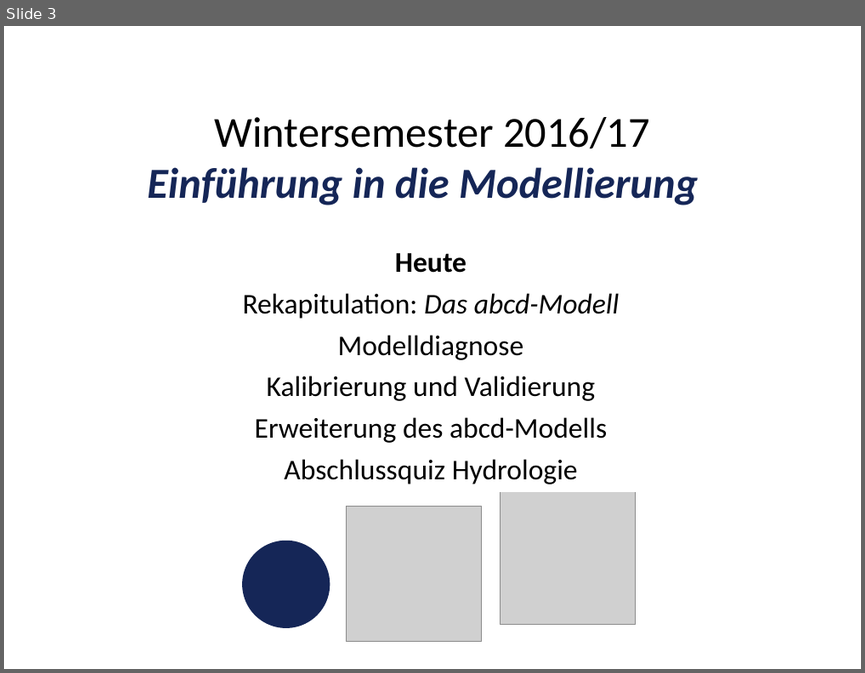
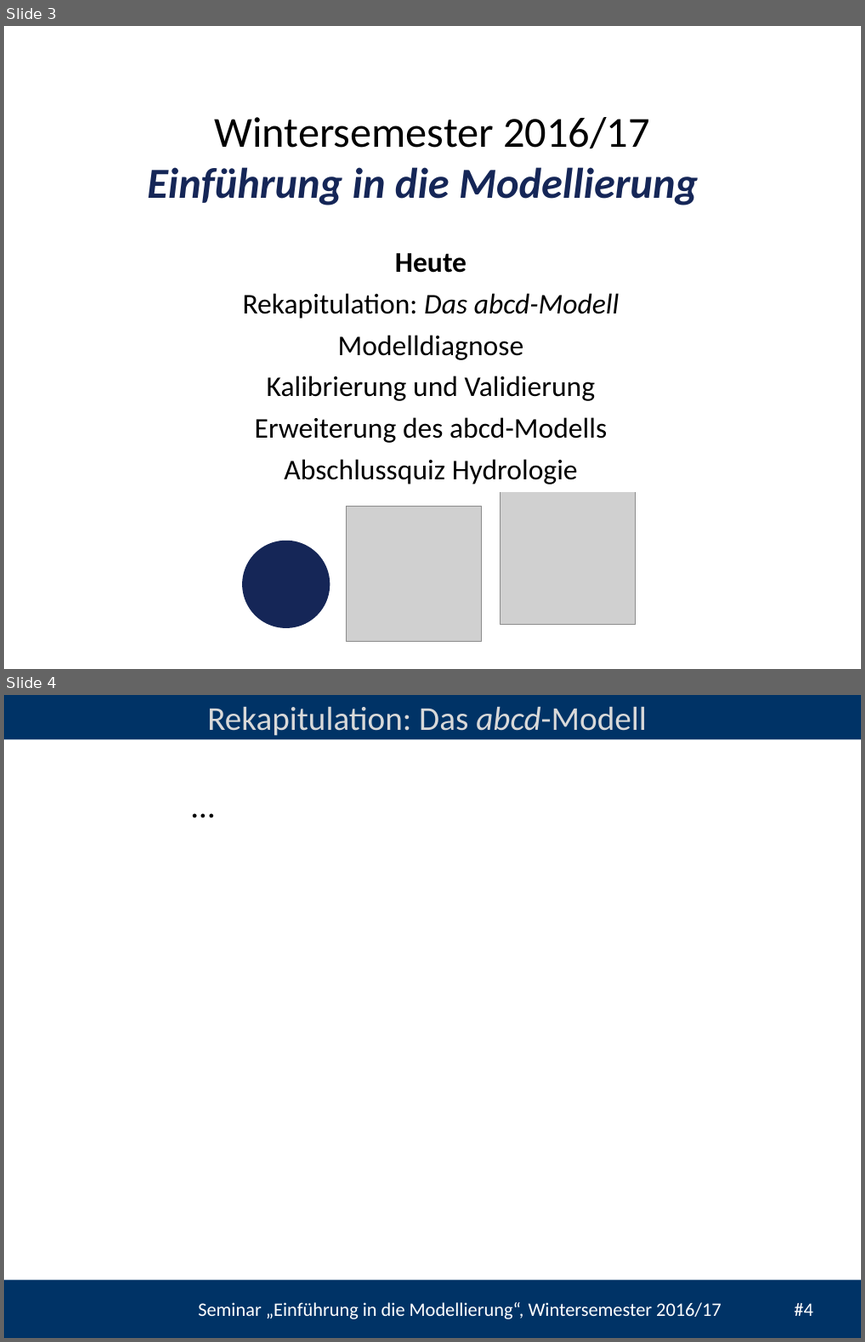
Before and after one commit to heistermann/Einf_Modellierung, a slide deck: Termin_4/folien/UebungModellierung#4.pptx. Shown one above the other, each under a label of ours: slide 3 before the commit, slides 3 and 4 after it. The pictures are 865x673 and 865x1342 pixels, drawn with LibreOffice and Linux fonts; fonts in the diff are those of the drawing; grey boxes stand for pictures; background and template pictures are left out. Boxes give left, top, right and bottom in pixels: in the first picture for what was removed or moved away, otherwise in the second. Text is boxed around its words. In the diff, an @@ line names an element or a change of style, - is before the commit and + after.

```diff
--- a/Termin_4/folien/UebungModellierung#4.pptx
+++ b/Termin_4/folien/UebungModellierung#4.pptx
@@ slide 4 added at [4,695,861,1338], background #FFFFFF @@
@@ rectangle added at [4,695,861,739], fill #003366 @@
@@ text added at [207,706,646,736], 28 pt, text #D9D9D9 @@
+Rekapitulation: Das abcd-Modell
@@ text added at [75,780,331,828], 28 pt, text #000000 @@
+…
@@ rectangle added at [4,1279,861,1338], fill #003366 @@
@@ text added at [198,1302,812,1319], 16 pt, text #FFFFFF @@
+Seminar „Einführung in die Modellierung“, Wintersemester 2016/17 #4
```
Also in this commit, not shown: 1 slide changed.
